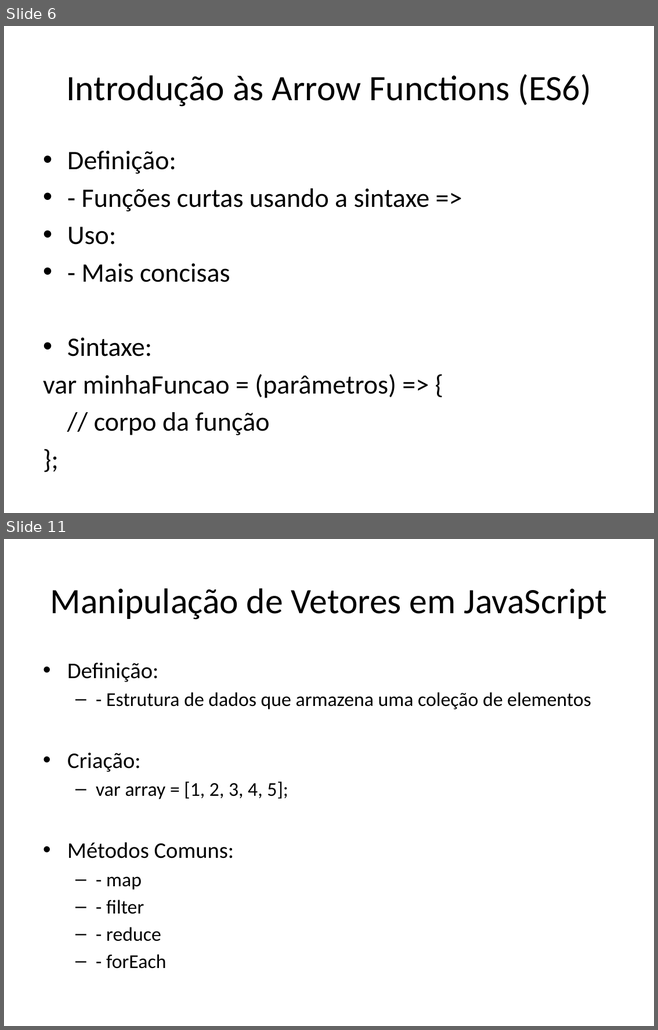
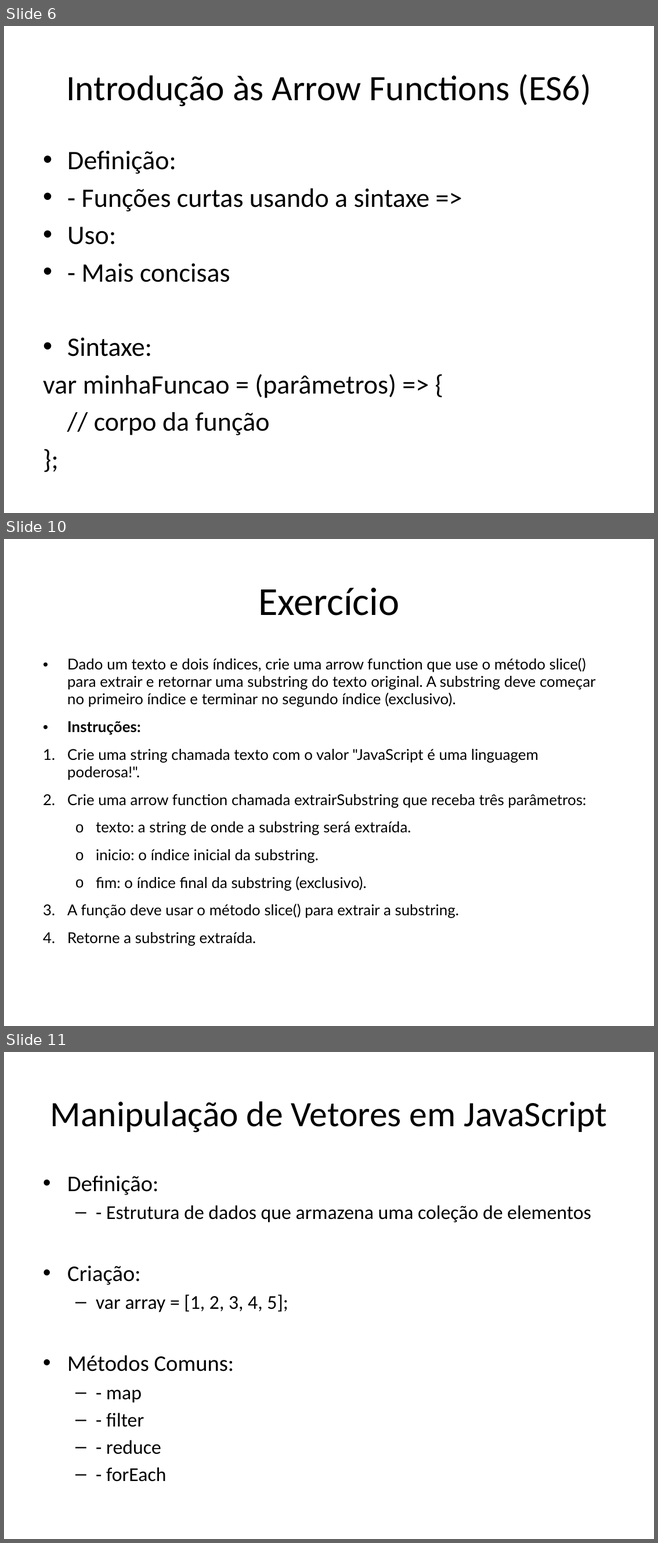
Before and after one commit to dfpires/progcomp2-2024b, a slide deck: ES5e6.pptx. Shown one above the other, each under a label of ours: slides 6 and 11 before the commit, slides 6, 10 and 11 after it; the slides between them are not shown. The pictures are 658x1030 and 658x1543 pixels, drawn with LibreOffice and Linux fonts; fonts in the diff are those of the drawing. Boxes give left, top, right and bottom in pixels: in the first picture for what was removed or moved away, otherwise in the second. Text is boxed around its words. In the diff, an @@ line names an element or a change of style, - is before the commit and + after.

```diff
--- a/ES5e6.pptx
+++ b/ES5e6.pptx
@@ slide 10 added at (4, 539, 654, 1026), background #FFFFFF @@
@@ title added at (258, 588, 399, 616), 44 pt, text #000000 @@
+Exercício
@@ text added at (67, 658, 596, 946), 16.6 pt, text #000000 @@
+• Dado um texto e dois índices, crie uma arrow function que use o método slice() para extrair e retornar uma substring do texto original. A substring deve começar no primeiro índice e terminar no segundo índice (exclusivo).
+• Instruções:
+1. Crie uma string chamada texto com o valor "JavaScript é uma linguagem poderosa!".
+2. Crie uma arrow function chamada extrairSubstring que receba três parâmetros:
+  o texto: a string de onde a substring será extraída.
+  o inicio: o índice inicial da substring.
+  o fim: o índice final da substring (exclusivo).
+3. A função deve usar o método slice() para extrair a substring.
+4. Retorne a substring extraída.
```
Also in this commit, not shown: 3 slides changed, 1 slide removed.
